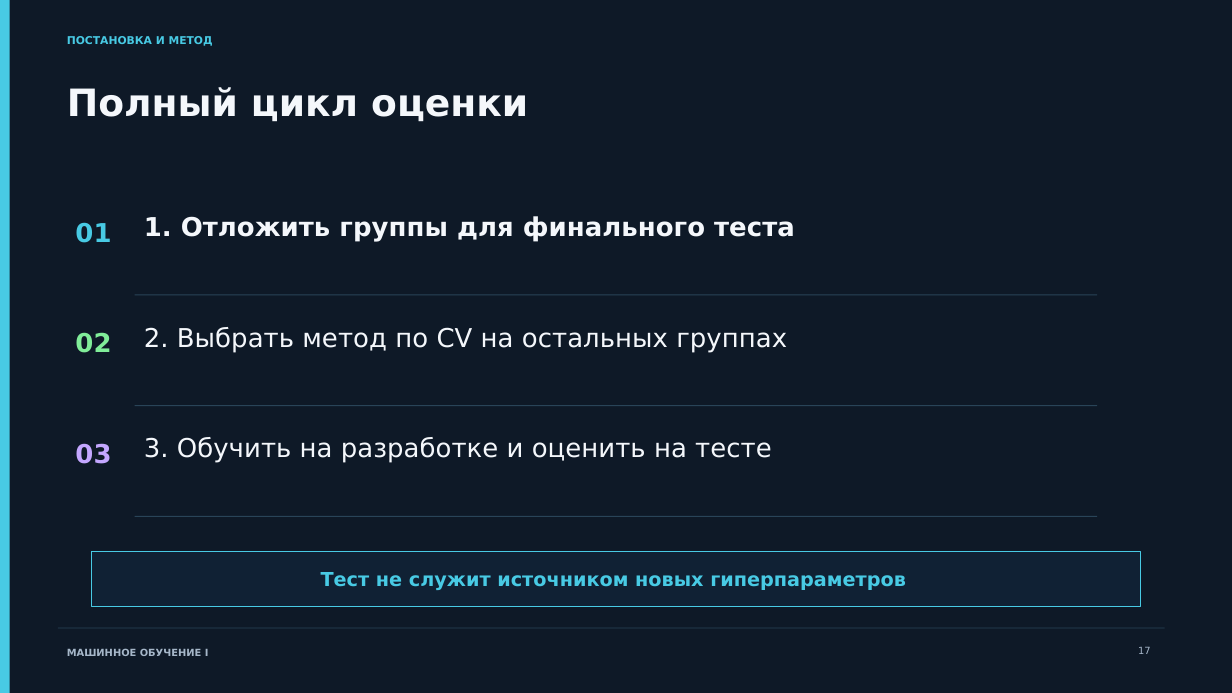
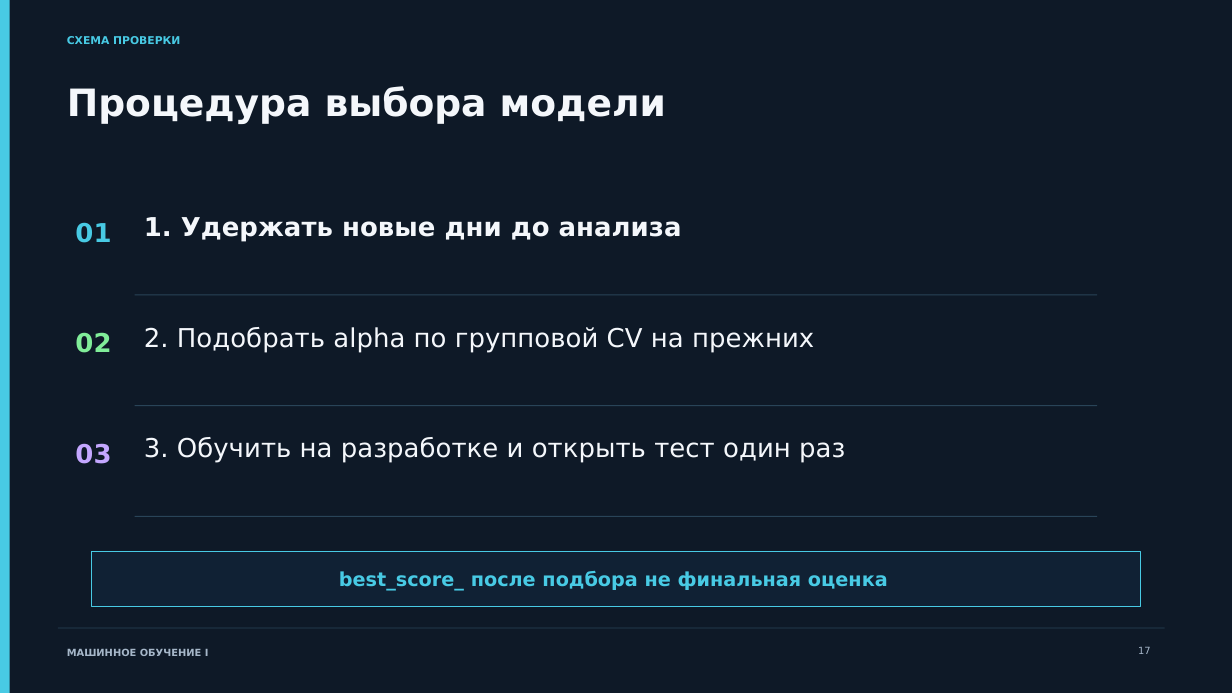
Before and after one commit to ashrpv/computer_science_in_nanoscience, a slide deck: slide 17 of slides/11-ml-problem_and_validation.pptx. Drawn at 1232x693 pixels with LibreOffice and Linux fonts; fonts in the diff are those of the drawing. Boxes give left, top, right and bottom in pixels: in the first picture for what was removed or moved away, otherwise in the second. Text is boxed around its words. In the diff, an @@ line names an element or a change of style, - is before the commit and + after.

```diff
--- a/slides/11-ml-problem_and_validation.pptx
+++ b/slides/11-ml-problem_and_validation.pptx
@@ text at [67,36,180,44]: text changed @@
-ПОСТАНОВКА И МЕТОД
+СХЕМА ПРОВЕРКИ
@@ text at [67,86,666,124]: text changed @@
-Полный цикл оценки
+Процедура выбора модели
@@ text at [144,217,682,241]: text changed @@
-1. Отложить группы для финального теста
+1. Удержать новые дни до анализа
@@ text at [144,327,814,352]: text changed @@
-2. Выбрать метод по CV на остальных группах
+2. Подобрать alpha по групповой CV на прежних
@@ text at [144,437,845,463]: text changed @@
-3. Обучить на разработке и оценить на тесте
+3. Обучить на разработке и открыть тест один раз
@@ text at [339,571,888,591]: text changed @@
-Тест не служит источником новых гиперпараметров
+best_score_ после подбора не финальная оценка
```
Also in this commit, not shown: 37 other slides changed, 2 slides added, 2 slides removed, 3 other files.
